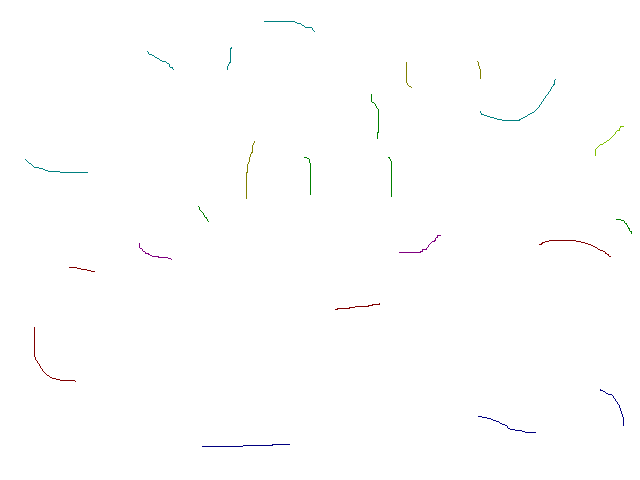
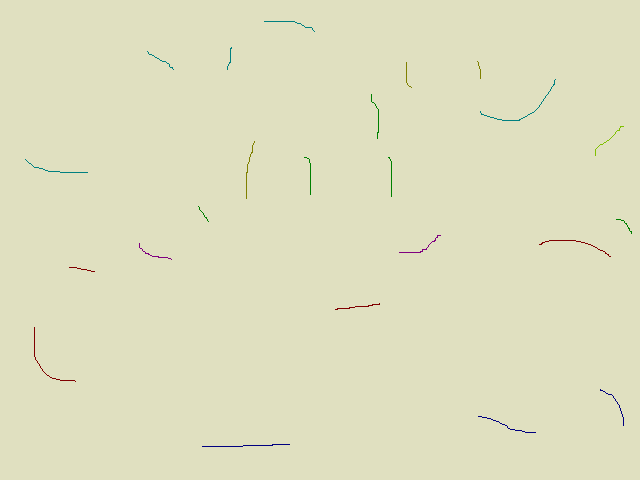
Before/after of a 640×480 layered artwork. What changed in the layer stack:
painted on "Background" over 0, 0, 640, 480
painted on "2_KitchenLow.png" over 0, 0, 640, 480
